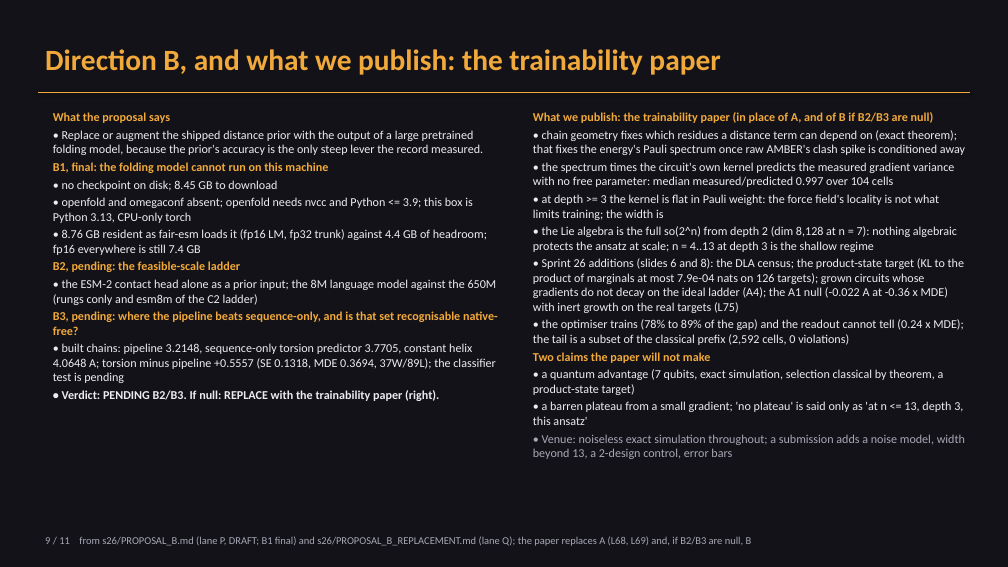
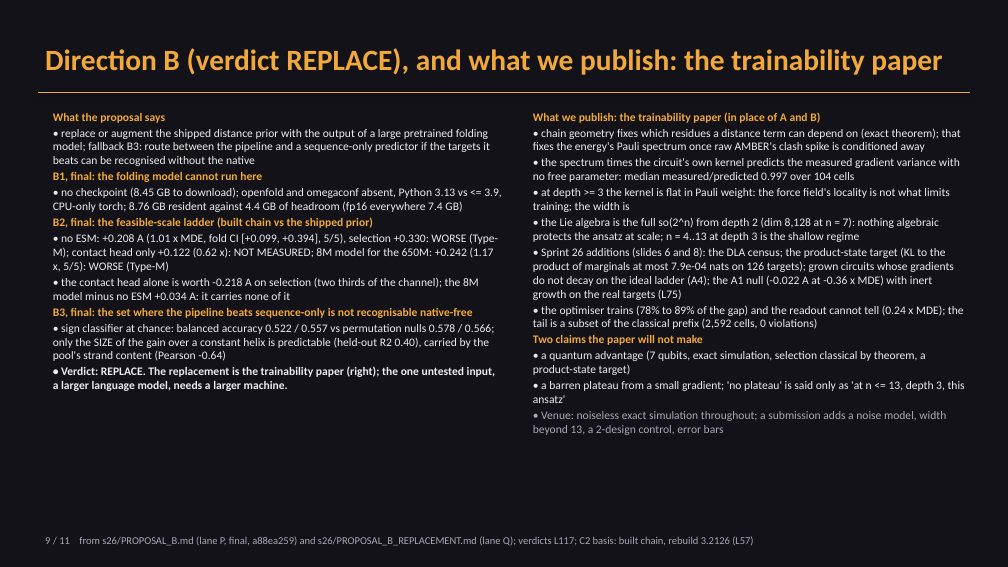
Before and after one commit to abe-narayan/cvar-vqe-protein-folding-v3, a slide deck: slide 9 of vqe_research_overview.pptx. Drawn at 1008x567 pixels with LibreOffice and Linux fonts; fonts in the diff are those of the drawing. Boxes give left, top, right and bottom in pixels: in the first picture for what was removed or moved away, otherwise in the second. Text is boxed around its words. In the diff, an @@ line names an element or a change of style, - is before the commit and + after.

```diff
--- a/vqe_research_overview.pptx
+++ b/vqe_research_overview.pptx
@@ text at box(45, 48, 942, 75): text changed @@
-Direction B, and what we publish: the trainability paper
+Direction B (verdict REPLACE), and what we publish: the trainability paper
@@ text at box(53, 113, 165, 123): size 11.5 to 11 pt in "What the proposal says"; less space between paragraphs @@
@@ text at box(533, 112, 820, 123): text changed; size 11.5 to 11 pt @@
-What we publish: the trainability paper (in place of A, and of B if B2/B3 are null)
+What we publish: the trainability paper (in place of A and B)
@@ text at box(53, 129, 502, 391): text changed; size 11.5 to 11 pt @@
-• Replace or augment the shipped distance prior with the output of a large pretrained folding model, because the prior's accuracy is the only steep lever the record measured.
-B1, final: the folding model cannot run on this machine
-• no checkpoint on disk; 8.45 GB to download
-• openfold and omegaconf absent; openfold needs nvcc and Python <= 3.9; this box is Python 3.13, CPU-only torch
-• 8.76 GB resident as fair-esm loads it (fp16 LM, fp32 trunk) against 4.4 GB of headroom; fp16 everywhere is still 7.4 GB
-B2, pending: the feasible-scale ladder
-• the ESM-2 contact head alone as a prior input; the 8M language model against the 650M (rungs conly and esm8m of the C2 ladder)
-B3, pending: where the pipeline beats sequence-only, and is that set recognisable native-free?
-• built chains: pipeline 3.2148, sequence-only torsion predictor 3.7705, constant helix 4.0648 A; torsion minus pipeline +0.5557 (SE 0.1318, MDE 0.3694, 37W/89L); the classifier test is pending
-• Verdict: PENDING B2/B3. If null: REPLACE with the trainability paper (right).
+• replace or augment the shipped distance prior with the output of a large pretrained folding model; fallback B3: route between the pipeline and a sequence-only predictor if the targets it beats can be recognised without the native
+B1, final: the folding model cannot run here
+• no checkpoint (8.45 GB to download); openfold and omegaconf absent, Python 3.13 vs <= 3.9, CPU-only torch; 8.76 GB resident against 4.4 GB of headroom (fp16 everywhere 7.4 GB)
+B2, final: the feasible-scale ladder (built chain vs the shipped prior)
+• no ESM: +0.208 A (1.01 x MDE, fold CI [+0.099, +0.394], 5/5), selection +0.330: WORSE (Type-M); contact head only +0.122 (0.62 x): NOT MEASURED; 8M model for the 650M: +0.242 (1.17 x, 5/5): WORSE (Type-M)
+• the contact head alone is worth -0.218 A on selection (two thirds of the channel); the 8M model minus no ESM +0.034 A: it carries none of it
+B3, final: the set where the pipeline beats sequence-only is not recognisable native-free
+• sign classifier at chance: balanced accuracy 0.522 / 0.557 vs permutation nulls 0.578 / 0.566; only the SIZE of the gain over a constant helix is predictable (held-out R2 0.40), carried by the pool's strand content (Pearson -0.64)
+• Verdict: REPLACE. The replacement is the trainability paper (right); the one untested input, a larger language model, needs a larger machine.
@@ text at box(533, 129, 965, 435): size 11.5 to 11 pt; less space between paragraphs @@
@@ text at box(45, 536, 753, 546): text changed @@
-9 / 11 from s26/PROPOSAL_B.md (lane P, DRAFT; B1 final) and s26/PROPOSAL_B_REPLACEMENT.md (lane Q); the paper replaces A (L68, L69) and, if B2/B3 are null, B
+9 / 11 from s26/PROPOSAL_B.md (lane P, final, a88ea259) and s26/PROPOSAL_B_REPLACEMENT.md (lane Q); verdicts L117; C2 basis: built chain, rebuild 3.2126 (L57)
```
Also in this commit, not shown: 2 other slides changed, 12 other files.
